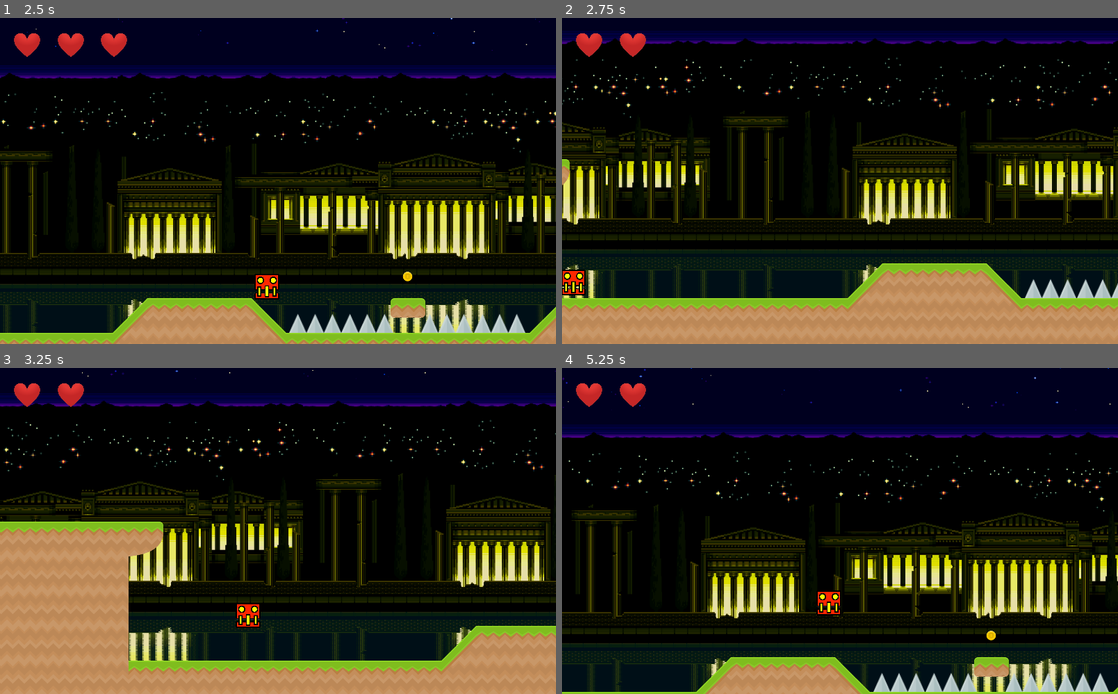
Above: before the commit, frames 1-4 (two rows, left to right).
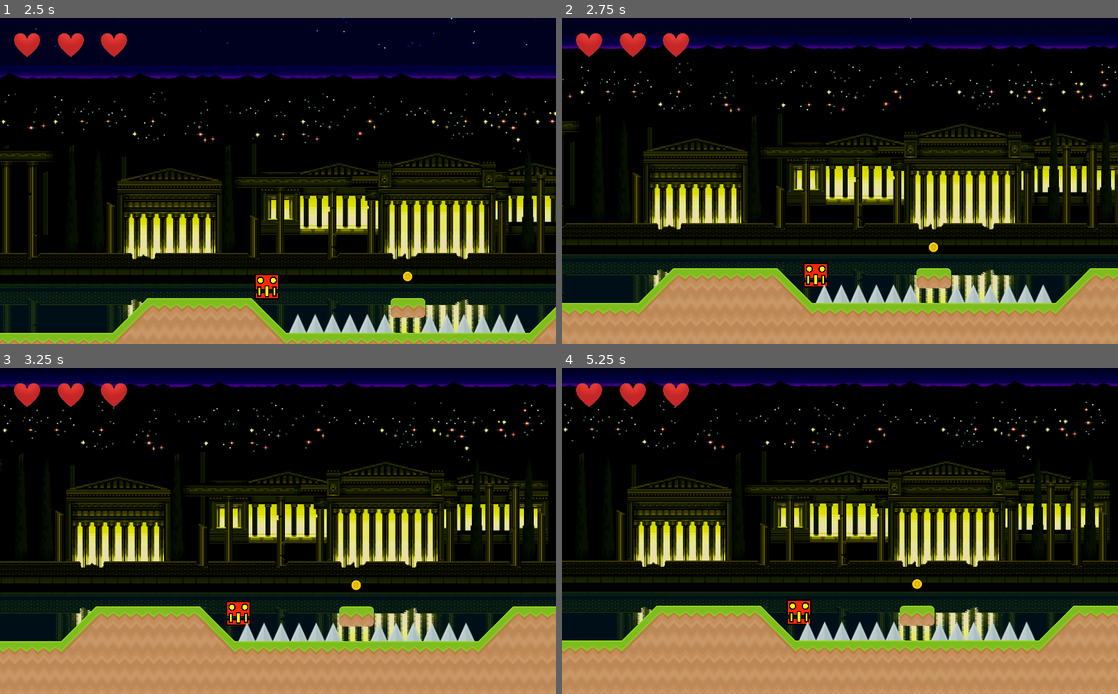
Above: after the commit, the same moments.

Repository: BianchiniMaxi/Programacion-de-Videojuegos-3--Bianchini-Maxi
Game: Godot game, scene res://Scenes/Nivel 2.tscn
The game is run twice, just before and just after one commit, with the same random seed, the same clock (stepped at 60 frames per second) and the same inputs. This scene is started directly instead of the project's main scene.
Inputs:
- Up to frame 1 (2.5 s): hold Space (ui_jump) 0.53-1.28 s; tap Space (ui_jump) at 1.35, 1.52, 1.82 s; hold Space (ui_jump) from 2.03 s (still down)
- Up to frame 2 (2.75 s): keep holding Space (ui_jump)
- Up to frame 3 (3.25 s): release Space (ui_jump) at 2.78 s; tap Space (ui_jump) at 2.85, 3.02 s
- Up to frame 4 (5.25 s): tap Space (ui_jump) at 3.32, 4.35, 4.52, 4.82 s; hold Space (ui_jump) 3.53-4.28 s; hold Space (ui_jump) from 5.03 s (still down)

Frame 1 is identical in both runs. In frame 2, 35% of the frame differs, in the area x 0-100%, y 0-92%; in frame 3, 47%; in frame 4, 62%, in the area x 0-100%, y 0-100%.
Error after the commit: Attempt to call function 'play' in base 'null instance' on a null instance. (res://Sripts/Jugador.gd:53)

Commit message:
2nd Night Big Sounds Update

Diff:
--- a/MyProyectGodot/Scenes/Jugador.tscn
+++ b/MyProyectGodot/Scenes/Jugador.tscn
@@ -37,6 +37,7 @@
 offset = Vector2( 150, -300 )
 current = true
 zoom = Vector2( 2, 2 )
+limit_smoothed = true
 smoothing_enabled = true
 __meta__ = {
 "_edit_lock_": true
--- a/MyProyectGodot/Scenes/Nivel 1.tscn
+++ b/MyProyectGodot/Scenes/Nivel 1.tscn
@@ -7,12 +7,15 @@
 [ext_resource path="res://Sripts/Monedas.gd" type="Script" id=5]
 [ext_resource path="res://Image/Icons/Moneda.png" type="Texture" id=6]
 [ext_resource path="res://Image/Background/5ElttgR.png" type="Texture" id=7]
+[ext_resource path="res://Sounds/Coin.mp3" type="AudioStream" id=8]
 [ext_resource path="res://Image/Icons/Bandera.png" type="Texture" id=9]
+[ext_resource path="res://Sounds/Jump.mp3" type="AudioStream" id=10]
 [ext_resource path="res://Image/Icons/Pinches.png" type="Texture" id=11]
 [ext_resource path="res://Image/Level/SpriteSheet.png" type="Texture" id=12]
 [ext_resource path="res://Fonts/ButtonsDynamicFont.tres" type="DynamicFont" id=13]
 [ext_resource path="res://Fonts/Dynamicfont.tres" type="DynamicFont" id=14]
 [ext_resource path="res://Scenes/Monedas.tscn" type="PackedScene" id=15]
+[ext_resource path="res://Sounds/Muerte.mp3" type="AudioStream" id=16]
 
 [sub_resource type="ConvexPolygonShape2D" id=55]
 points = PoolVector2Array( 128, 128, 0, 128, 0, 0, 128, 0 )
@@ -431,6 +434,17 @@
 [node name="Sprite" type="Sprite" parent="Mapa/ParallaxBackground/ParallaxLayer"]
 position = Vector2( 386, -416 )
 texture = ExtResource( 7 )
+
+[node name="SFX" type="Node" parent="." groups=["SFX"]]
+
+[node name="Audio_moneda" type="AudioStreamPlayer" parent="SFX"]
+stream = ExtResource( 8 )
+
+[node name="Audio_salto" type="AudioStreamPlayer" parent="SFX"]
+stream = ExtResource( 10 )
+
+[node name="Audio_muerte" type="AudioStreamPlayer" parent="SFX"]
+stream = ExtResource( 16 )
 
 [node name="Jugador" parent="." instance=ExtResource( 3 )]
 
--- a/MyProyectGodot/Scenes/Nivel 2.tscn
+++ b/MyProyectGodot/Scenes/Nivel 2.tscn
@@ -6,6 +6,8 @@
 [ext_resource path="res://Image/Icons/Bandera.png" type="Texture" id=4]
 [ext_resource path="res://Image/Background/5ElttgR.png" type="Texture" id=5]
 [ext_resource path="res://Sripts/Niveles.gd" type="Script" id=6]
+[ext_resource path="res://Sounds/Coin.mp3" type="AudioStream" id=7]
+[ext_resource path="res://Sounds/Jump.mp3" type="AudioStream" id=8]
 [ext_resource path="res://Scenes/Corazones.tscn" type="PackedScene" id=9]
 [ext_resource path="res://Sripts/Monedas.gd" type="Script" id=10]
 [ext_resource path="res://Sripts/Pinches.gd" type="Script" id=11]
@@ -431,6 +433,14 @@
 [node name="Sprite" type="Sprite" parent="Mapa/ParallaxBackground/ParallaxLayer"]
 position = Vector2( 386, -416 )
 texture = ExtResource( 5 )
+
+[node name="SFX" type="Node" parent="." groups=["SFX"]]
+
+[node name="Audio_moneda" type="AudioStreamPlayer" parent="SFX"]
+stream = ExtResource( 7 )
+
+[node name="Audio_salto" type="AudioStreamPlayer" parent="SFX"]
+stream = ExtResource( 8 )
 
 [node name="Jugador" parent="." instance=ExtResource( 1 )]
 
--- a/MyProyectGodot/Scenes/Nivel 3.tscn
+++ b/MyProyectGodot/Scenes/Nivel 3.tscn
@@ -6,6 +6,8 @@
 [ext_resource path="res://Image/Icons/Bandera.png" type="Texture" id=4]
 [ext_resource path="res://Image/Background/5ElttgR.png" type="Texture" id=5]
 [ext_resource path="res://Sripts/Niveles.gd" type="Script" id=6]
+[ext_resource path="res://Sounds/Coin.mp3" type="AudioStream" id=7]
+[ext_resource path="res://Sounds/Jump.mp3" type="AudioStream" id=8]
 [ext_resource path="res://Scenes/Corazones.tscn" type="PackedScene" id=9]
 [ext_resource path="res://Sripts/Monedas.gd" type="Script" id=10]
 [ext_resource path="res://Sripts/Pinches.gd" type="Script" id=11]
@@ -428,6 +430,14 @@
 [node name="Sprite" type="Sprite" parent="Mapa/ParallaxBackground/ParallaxLayer"]
 position = Vector2( 386, -416 )
 texture = ExtResource( 5 )
+
+[node name="SFX" type="Node" parent="." groups=["SFX"]]
+
+[node name="Audio_moneda" type="AudioStreamPlayer" parent="SFX"]
+stream = ExtResource( 7 )
+
+[node name="Audio_salto" type="AudioStreamPlayer" parent="SFX"]
+stream = ExtResource( 8 )
 
 [node name="Jugador" parent="." instance=ExtResource( 1 )]
 
--- a/MyProyectGodot/Sripts/Jugador.gd
+++ b/MyProyectGodot/Sripts/Jugador.gd
@@ -26,6 +26,7 @@
 
 	if Input.is_action_pressed("ui_jump"):
 		if is_on_floor():
+			get_tree().get_nodes_in_group("SFX")[0].get_node("Audio_salto").play()
 			gravedad = 2200
 			velocidad.y += fuerza_salto
 			salto = true
@@ -49,6 +50,7 @@
 func se_murio():
 	if  tiempo_puede_morir > 1:
 		muerto = true
+		get_tree().get_nodes_in_group("SFX")[0].get_node("Audio_muerte").play()
 	else:
 		 muerto = false
 
@@ -63,6 +65,7 @@
 		posicion_inicial()
 
 	if muerto == true:
+		get_tree().get_nodes_in_group("SFX")[0].get_node("Audio_muerte").play()
 		tiempo_puede_morir = 0
 		posicion_inicial()
 
--- a/MyProyectGodot/Sripts/Monedas.gd
+++ b/MyProyectGodot/Sripts/Monedas.gd
@@ -2,6 +2,7 @@
 
 func _on_Moneda_body_entered(body):
 	if body.is_in_group("Jugador"):
+		get_tree().get_nodes_in_group("SFX")[0].get_node("Audio_moneda").play()
 		get_parent().get_parent().agarrar_moneda()
 		get_parent().get_parent().crear_monedas()
 		queue_free()
Not shown: 1 places in MyProyectGodot/Scenes/Nivel 1.tscn that only renumber resources
Not shown: 1 places in MyProyectGodot/Scenes/Nivel 2.tscn that only renumber resources
Not shown: 1 places in MyProyectGodot/Scenes/Nivel 3.tscn that only renumber resources
Not shown, changed: MyProyectGodot/Sounds/Coin.mp3.import
Not shown, changed: MyProyectGodot/Sounds/Jump.mp3.import
Not shown, added: MyProyectGodot/Sounds/Muerte.mp3.import
Not shown, changed: MyProyectGodot/Sounds/Coin.mp3
Not shown, changed: MyProyectGodot/Sounds/Jump.mp3
Not shown, added: MyProyectGodot/Sounds/Muerte.mp3
